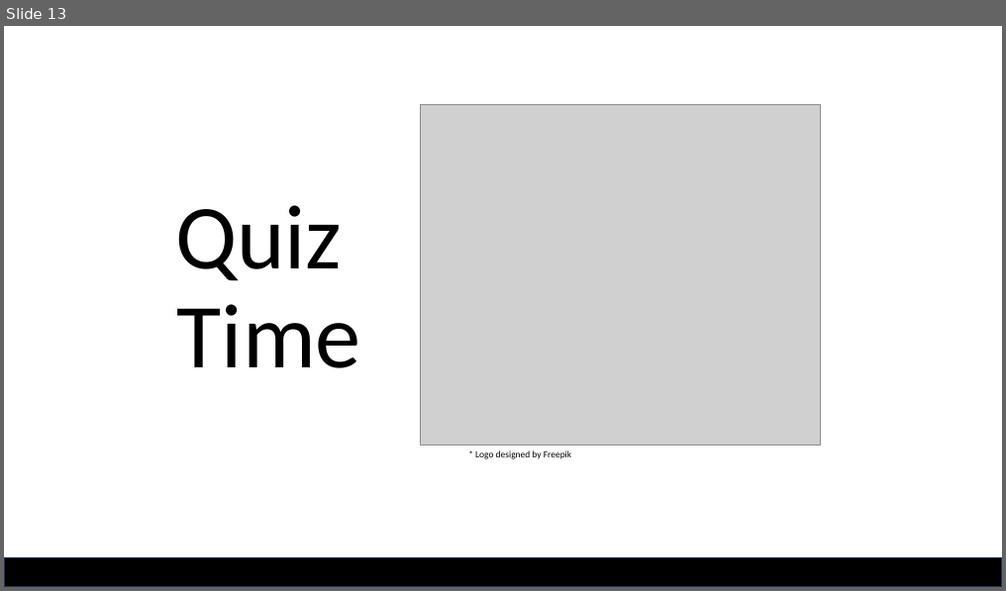
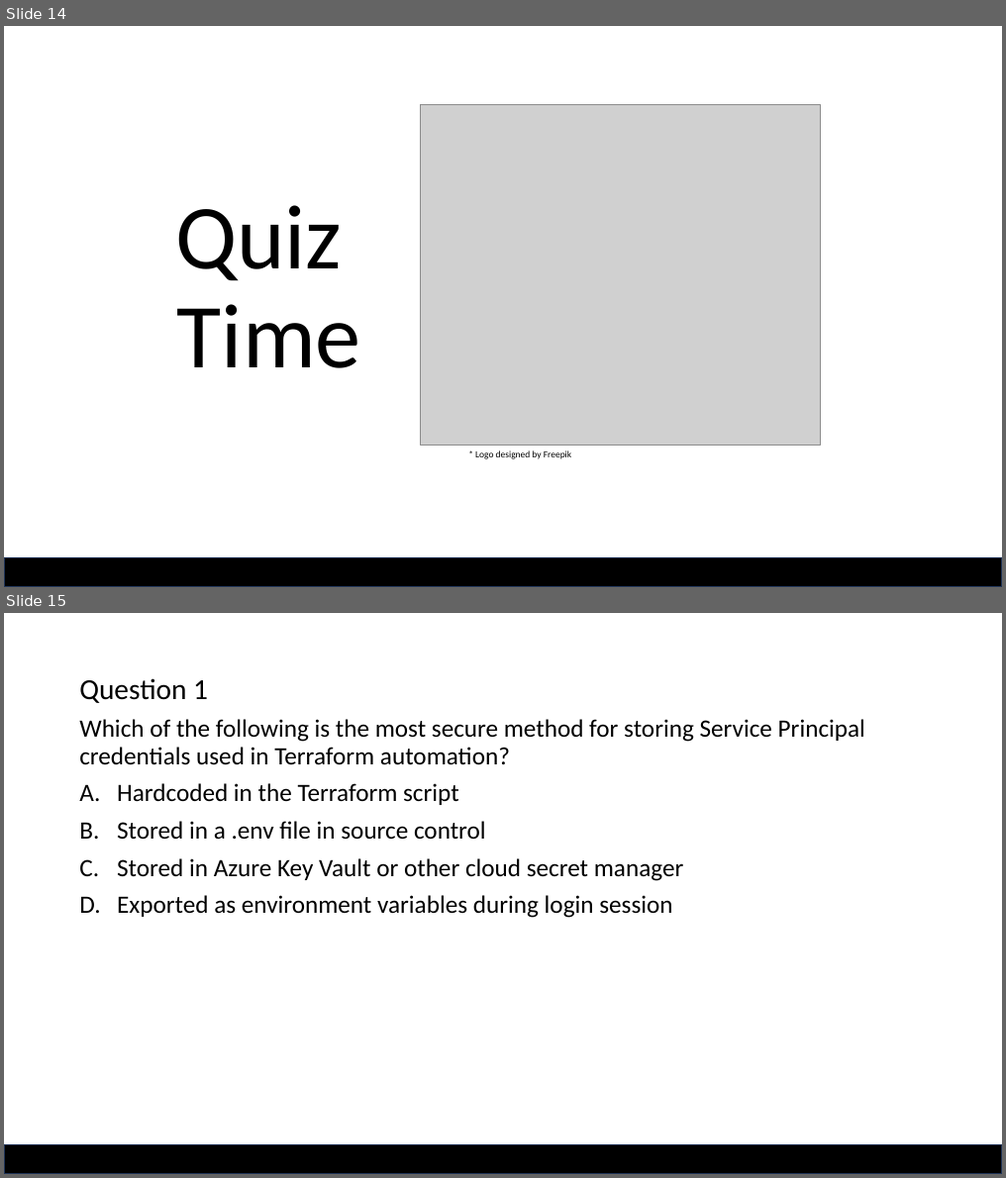
Before and after one commit to qatip/tf-int-trainers, a slide deck: module_3_cloud_authentication.pptx. Shown one above the other, each under a label of ours: slide 13 before the commit, slides 14 and 15 after it. The pictures are 1006x591 and 1006x1178 pixels, drawn with LibreOffice and Linux fonts; fonts in the diff are those of the drawing; grey boxes stand for pictures; background and template pictures are left out. Boxes give left, top, right and bottom in pixels: in the first picture for what was removed or moved away, otherwise in the second. Text is boxed around its words. In the diff, an @@ line names an element or a change of style, - is before the commit and + after.

```diff
--- a/module_3_cloud_authentication.pptx
+++ b/module_3_cloud_authentication.pptx
@@ slide 15 added at bbox=[4, 613, 1002, 1174], background #FFFFFF; not listed: 2 template elements that a slide beside it also shows @@
@@ text added at bbox=[79, 678, 865, 918], 24 pt, text #000000 @@
+Question 1
+Which of the following is the most secure method for storing Service Principal credentials used in Terraform automation?
+A. Hardcoded in the Terraform script
+B. Stored in a .env file in source control
+C. Stored in Azure Key Vault or other cloud secret manager
+D. Exported as environment variables during login session
@@ what was slide 13 is now slide 14 @@
```
Also in this commit, not shown: 1 slide changed, 6 other slides added, 1 other file.
